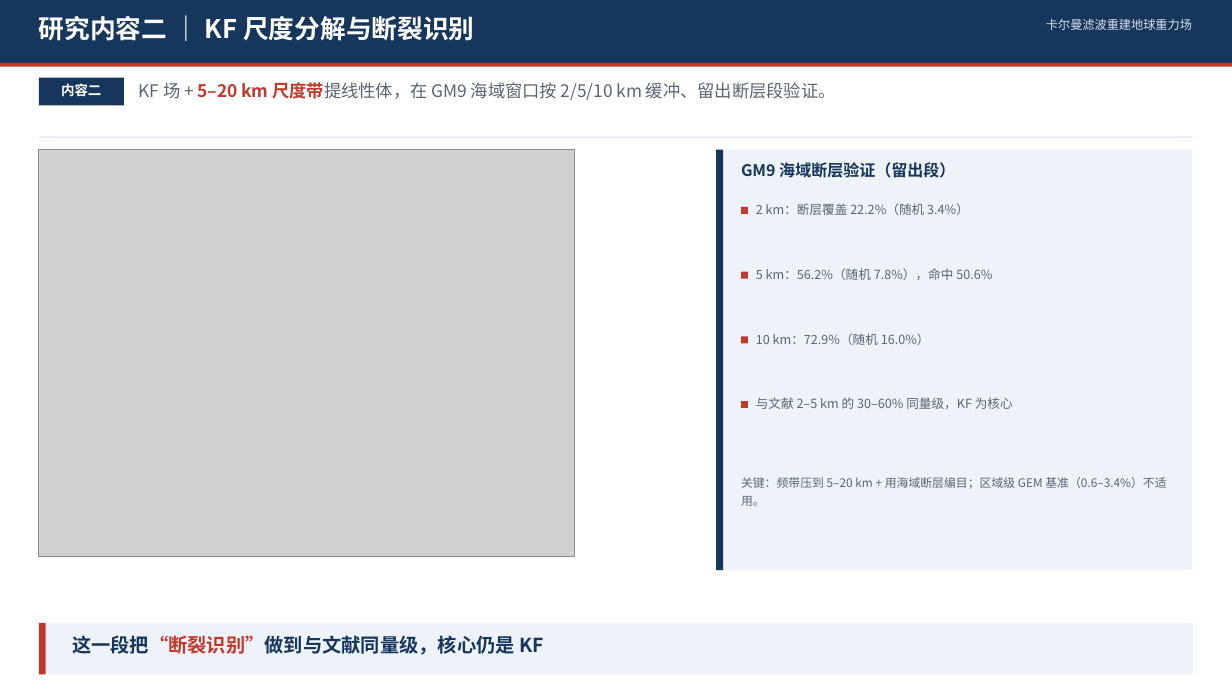
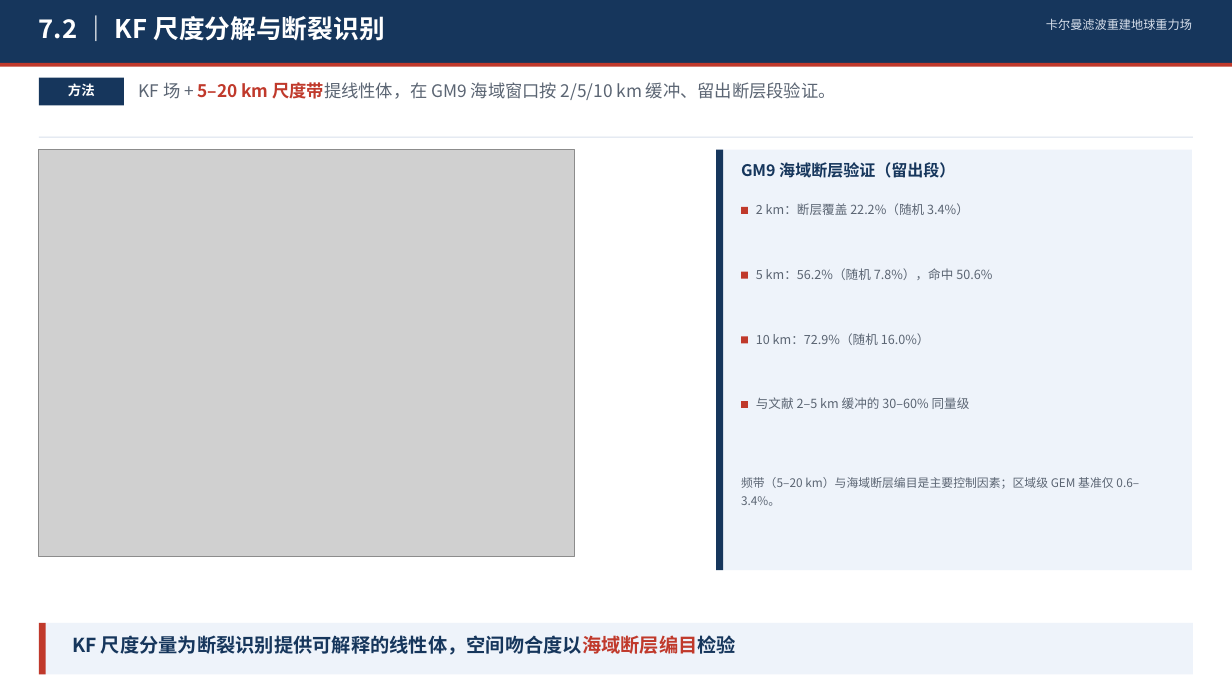
Before and after one commit to shuyunkai/kalman_gravity, a slide deck: slide 11 of ppt/卡尔曼滤波重建地球重力场_含研究内容.pptx (slide 16 before the commit). Drawn at 1232x693 pixels with LibreOffice and Linux fonts; fonts in the diff are those of the drawing; grey boxes stand for pictures. Boxes give left, top, right and bottom in pixels: in the first picture for what was removed or moved away, otherwise in the second. Text is boxed around its words. In the diff, an @@ line names an element or a change of style, - is before the commit and + after.

Commit message:
refactor(ppt): KF 方法页并入 7.2/7.3, 汇报稿 17 页
- 删除重复的研究内容一页
- 7.2 KF 尺度分解与断裂识别, 7.3 KF 反演, 紧跟 7.1
- 文案改为书面表述, 去掉口语化结论

```diff
--- a/ppt/卡尔曼滤波重建地球重力场_含研究内容.pptx
+++ b/ppt/卡尔曼滤波重建地球重力场_含研究内容.pptx
@@ text at [39,16,384,41]: text changed @@
-研究内容二 ｜ KF 尺度分解与断裂识别
+7.2 ｜ KF 尺度分解与断裂识别
@@ text at [68,83,95,96]: text changed @@
-内容二
+方法
@@ text at [756,397,970,409]: text changed @@
-与文献 2–5 km 的 30–60% 同量级，KF 为核心
+与文献 2–5 km 缓冲的 30–60% 同量级
@@ text at [741,477,1139,506]: text changed @@
-关键：频带压到 5–20 km + 用海域断层编目；区域级 GEM 基准（0.6–3.4%）不适用。
+频带（5–20 km）与海域断层编目是主要控制因素；区域级 GEM 基准仅 0.6–3.4%。
@@ text at [72,635,736,655]: text changed @@
-这一段把“断裂识别”做到与文献同量级，核心仍是 KF
+KF 尺度分量为断裂识别提供可解释的线性体，空间吻合度以海域断层编目检验
```
Also in this commit, not shown: 1 other slide changed, 1 slide removed, 3 other files.
